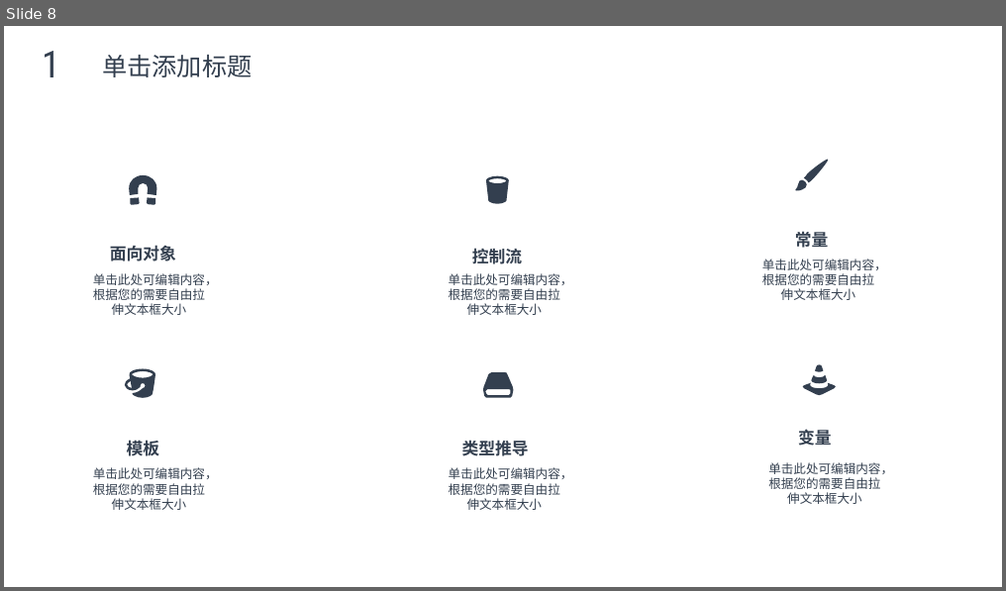
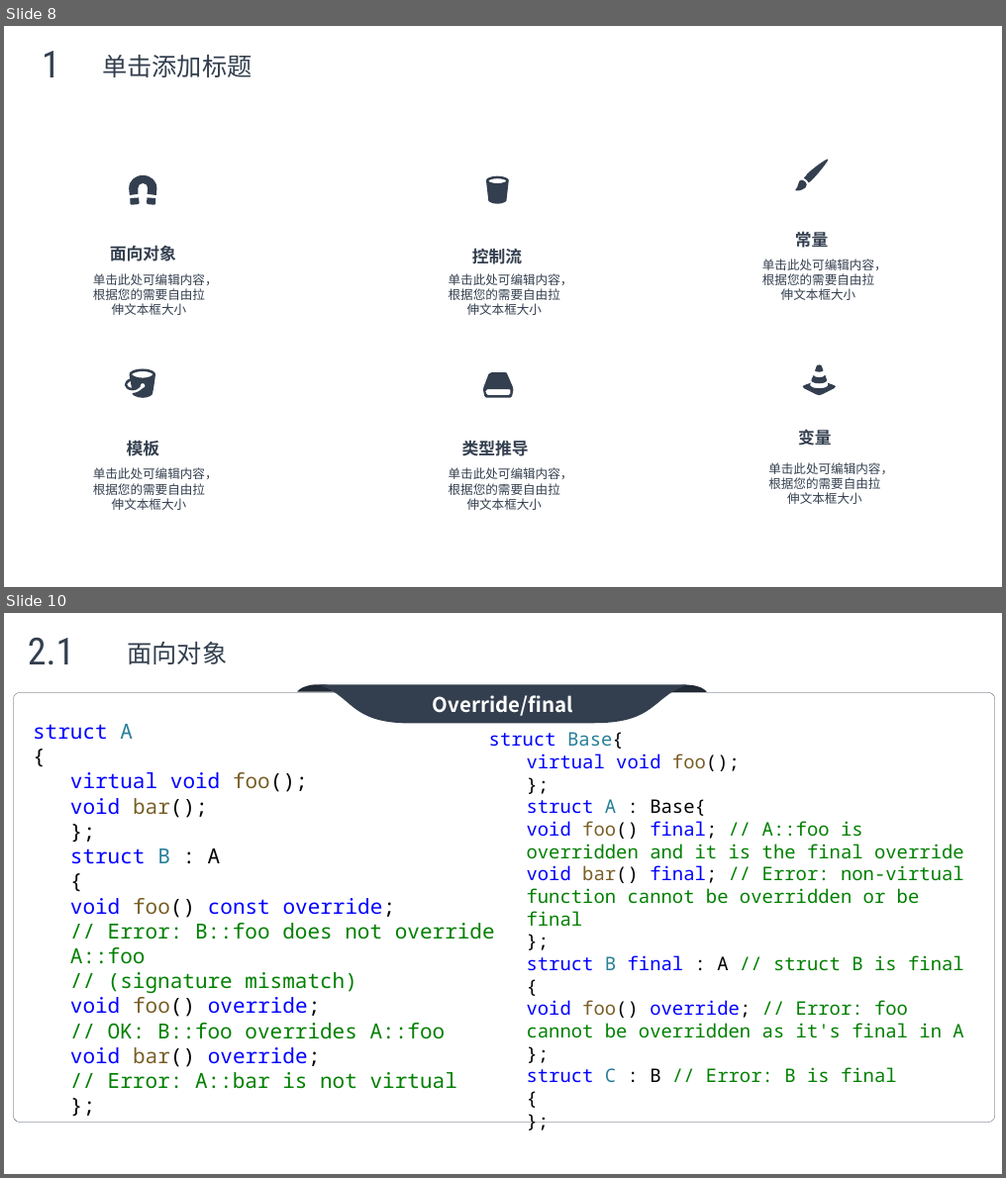
Before and after one commit to max4sharing/modern_cpp, a slide deck: C++11.pptx. Shown one above the other, each under a label of ours: slide 8 before the commit, slides 8 and 10 after it; the slides between them are not shown. The pictures are 1006x591 and 1006x1178 pixels, drawn with LibreOffice and Linux fonts; fonts in the diff are those of the drawing; background and template pictures are left out. Boxes give left, top, right and bottom in pixels: in the first picture for what was removed or moved away, otherwise in the second. Text is boxed around its words. In the diff, an @@ line names an element or a change of style, - is before the commit and + after.

```diff
--- a/C++11.pptx
+++ b/C++11.pptx
@@ slide 10 added at <box>4,613,1002,1174</box>, background picture (left out) @@
@@ text added at <box>28,637,74,664</box>, 36 pt, text #333F4F @@
+2.1
@@ text added at <box>128,642,228,664</box>, 24 pt, text #333F4F @@
+面向对象
@@ group added at <box>14,685,995,1122</box>: 3 freeform shapes, 1 rounded rectangle @@
+Override/final
@@ text added at <box>33,724,495,1089</box>, 20 pt, text #008000 @@
+struct A
+{
+  virtual void foo();
+  void bar();
+};
+struct B : A
+{
+  void foo() const override;
+  // Error: B::foo does not override A::foo
+  // (signature mismatch)
+  void foo() override;
+  // OK: B::foo overrides A::foo
+  void bar() override;
+  // Error: A::bar is not virtual
+};
@@ text added at <box>489,732,964,1083</box>, 18 pt, text #008000 @@
+struct Base{
+  virtual void foo();
+};
+struct A : Base{
+  void foo() final; // A::foo is overridden and it is the final override
+  void bar() final; // Error: non-virtual function cannot be overridden or be final
+};
+struct B final : A // struct B is final
+{
+  void foo() override; // Error: foo cannot be overridden as it's final in A
+};
+struct C : B // Error: B is final
+{
+};
```
Also in this commit, not shown: 3 slides changed, 6 other slides added, 4 slides removed.
